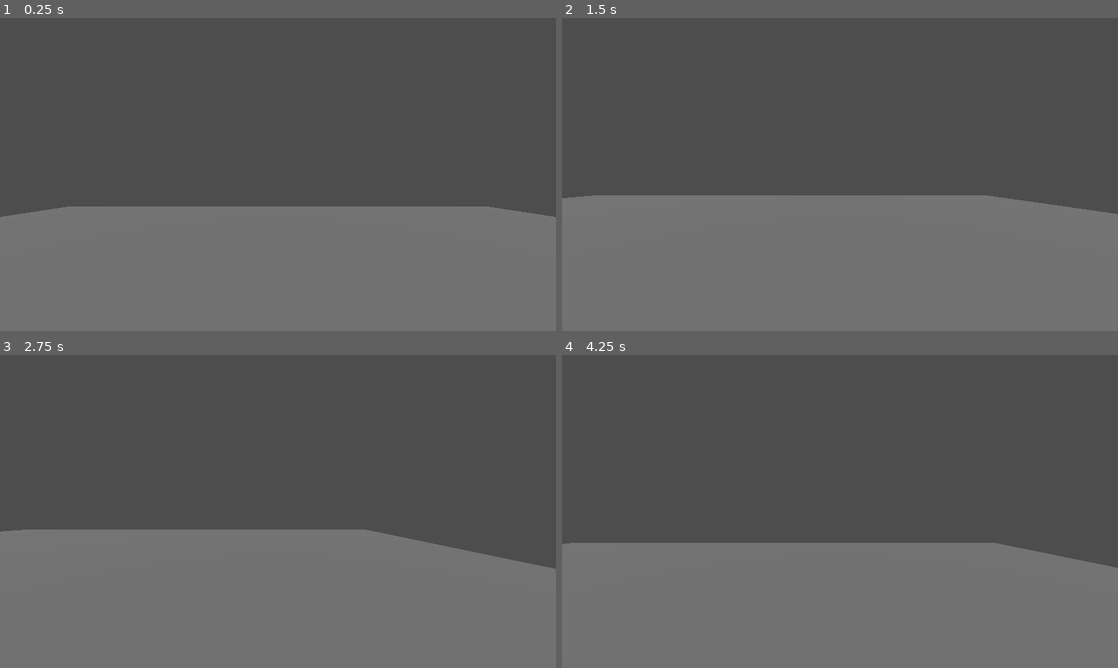
Above: before the commit, frames 1-4 (two rows, left to right).
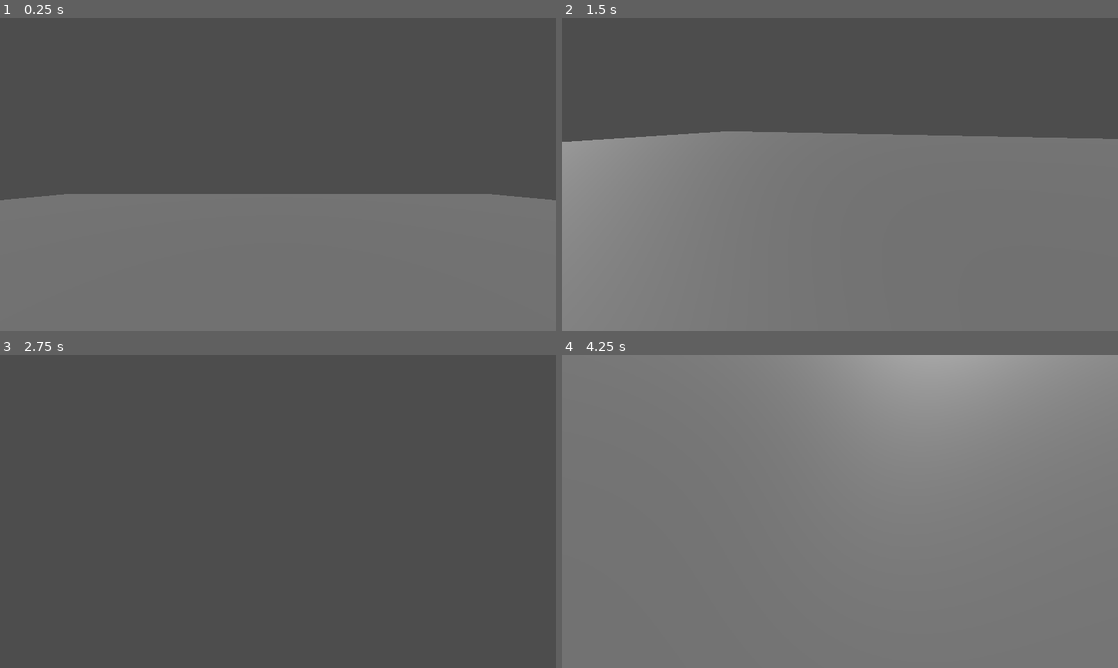
Above: after the commit, the same moments.

Repository: Kostu96/diy-farmer
Game: Godot game, scene res://main.tscn
The game is run twice, just before and just after one commit, with the same random seed, the same clock (stepped at 60 frames per second) and the same inputs.
Inputs (mouse positions are in pixels of both pictures, inside the frame that each line leads up to):
- Up to frame 1 (0.25 s): no input
- Up to frame 2 (1.5 s): tap Enter (ui_accept) at 0.5, 0.6 s; move the mouse to (962, 158) at 0.52 s; hold Right (ui_right) 0.53-1.28 s; tap Space (Jump, bound only after the commit) at 0.77, 0.8, 1.07, 1.35 s; move the mouse to (728, 190) at 1.27 s; hold Down (ui_down) from 1.28 s (still down)
- Up to frame 3 (2.75 s): tap Space (Jump, bound only after the commit) at 1.52, 1.82, 2.3 s; tap Enter (ui_accept) at 1.55, 2.1 s; move the mouse to (333, 442) at 2.02 s; release Down (ui_down) at 2.03 s; hold Right (ui_right) from 2.03 s (still down)
- Up to frame 4 (4.25 s): move the mouse to (812, 574) at 2.77 s; release Right (ui_right) at 2.78 s; hold Up (ui_up) 2.78-3.53 s; tap Enter (ui_accept) at 2.85 s; tap Space (Jump, bound only after the commit) at 3.02, 3.32, 3.6, 3.77, 4.07 s; move the mouse to (1006, 558) at 3.52 s; hold Left (ui_left) from 3.53 s (still down)

The runs differ from the first frame. In frame 1, 4.2% of the frame differs, in the area x 0-100%, y 56-64%; in frame 2, 20%; in frame 3, 42%; in frame 4, 61%, in the area x 0-100%, y 0-68%.

Commit message:
add player

Diff:
--- a/gdproject/main.tscn
+++ b/gdproject/main.tscn
@@ -1,15 +1,11 @@
-[gd_scene load_steps=6 format=3 uid="uid://cudykageemtfp"]
+[gd_scene load_steps=4 format=3 uid="uid://cudykageemtfp"]
 
-[ext_resource type="Script" path="res://player.gd" id="1_oit67"]
+[ext_resource type="PackedScene" uid="uid://dlol58oyqui7m" path="res://player/player.tscn" id="1_0wuls"]
 
 [sub_resource type="BoxShape3D" id="BoxShape3D_0o8a5"]
-size = Vector3(30, 1, 30)
+size = Vector3(50, 1, 50)
 
 [sub_resource type="BoxMesh" id="BoxMesh_7u88h"]
-
-[sub_resource type="CapsuleMesh" id="CapsuleMesh_fety8"]
-
-[sub_resource type="CapsuleShape3D" id="CapsuleShape3D_beos2"]
 
 [node name="main" type="Node3D"]
 
@@ -19,21 +15,10 @@
 shape = SubResource("BoxShape3D_0o8a5")
 
 [node name="MeshInstance3D" type="MeshInstance3D" parent="Floor"]
-transform = Transform3D(30, 0, 0, 0, 1, 0, 0, 0, 30, 0, 0, 0)
+transform = Transform3D(50, 0, 0, 0, 1, 0, 0, 0, 50, 0, 0, 0)
 mesh = SubResource("BoxMesh_7u88h")
 
 [node name="DirectionalLight3D" type="DirectionalLight3D" parent="."]
 transform = Transform3D(0.999997, 0.000557434, 0.00240955, -0.00183718, 0.819674, 0.572828, -0.00165572, -0.572831, 0.819672, 0, 10, 0)
 
-[node name="Player" type="CharacterBody3D" parent="."]
-transform = Transform3D(1, 0, 0, 0, 1, 0, 0, 0, 1, 0, 2.47841, 0)
-script = ExtResource("1_oit67")
-
-[node name="MeshInstance3D" type="MeshInstance3D" parent="Player"]
-mesh = SubResource("CapsuleMesh_fety8")
-
-[node name="CollisionShape3D" type="CollisionShape3D" parent="Player"]
-shape = SubResource("CapsuleShape3D_beos2")
-
-[node name="Camera3D" type="Camera3D" parent="Player"]
-transform = Transform3D(1, 0, 0, 0, 1, 0, 0, 0, 1, 0, 0.6, -0.35)
+[node name="Player" parent="." instance=ExtResource("1_0wuls")]
--- a/gdproject/player.gd
+++ b/gdproject/player/player.gd
@@ -1,9 +1,11 @@
 extends CharacterBody3D
 
+const SPEED: float = 5.0
+const JUMP_VELOCITY: float = 3.5
+const CAMERA_SENSIVITY: float = 3.5
 
-const SPEED = 5.0
-const JUMP_VELOCITY = 4.5
-
+var look_dir: Vector2
+@onready var camera: Camera3D = $Camera3D
 
 func _physics_process(delta: float) -> void:
 	# Add the gravity.
@@ -11,12 +13,17 @@
 		velocity += get_gravity() * delta
 
 	# Handle jump.
-	if Input.is_action_just_pressed("ui_accept") and is_on_floor():
+	if Input.is_action_just_pressed("Jump") and is_on_floor():
 		velocity.y = JUMP_VELOCITY
+
+	# Handle camera rotation.
+	rotation.y -= look_dir.x * CAMERA_SENSIVITY * delta
+	camera.rotation.x = clamp(camera.rotation.x - look_dir.y * CAMERA_SENSIVITY * delta, deg_to_rad(-90), deg_to_rad(90))
+	look_dir = Vector2.ZERO
 
 	# Get the input direction and handle the movement/deceleration.
 	# As good practice, you should replace UI actions with custom gameplay actions.
-	var input_dir := Input.get_vector("ui_left", "ui_right", "ui_up", "ui_down")
+	var input_dir := Input.get_vector("Left", "Right", "Forward", "Back")
 	var direction := (transform.basis * Vector3(input_dir.x, 0, input_dir.y)).normalized()
 	if direction:
 		velocity.x = direction.x * SPEED
@@ -26,3 +33,6 @@
 		velocity.z = move_toward(velocity.z, 0, SPEED)
 
 	move_and_slide()
+
+func _input(event: InputEvent) -> void:
+	if event is InputEventMouseMotion: look_dir = event.relative * 0.1
--- /dev/null
+++ b/gdproject/player/player.tscn
@@ -0,0 +1,20 @@
+[gd_scene load_steps=4 format=3 uid="uid://dlol58oyqui7m"]
+
+[ext_resource type="Script" path="res://player/player.gd" id="1_wvebd"]
+
+[sub_resource type="CapsuleMesh" id="CapsuleMesh_dq756"]
+
+[sub_resource type="CapsuleShape3D" id="CapsuleShape3D_hc6p6"]
+
+[node name="Player" type="CharacterBody3D"]
+transform = Transform3D(1, 0, 0, 0, 1, 0, 0, 0, 1, 0, 2.5, 0)
+script = ExtResource("1_wvebd")
+
+[node name="MeshInstance3D" type="MeshInstance3D" parent="."]
+mesh = SubResource("CapsuleMesh_dq756")
+
+[node name="CollisionShape3D" type="CollisionShape3D" parent="."]
+shape = SubResource("CapsuleShape3D_hc6p6")
+
+[node name="Camera3D" type="Camera3D" parent="."]
+transform = Transform3D(1, 0, 0, 0, 1, 0, 0, 0, 1, 0, 0.6, -0.35)
--- a/gdproject/project.godot
+++ b/gdproject/project.godot
@@ -20,3 +20,31 @@
 
 window/size/viewport_width=1600
 window/size/viewport_height=900
+
+[input]
+
+Jump={
+"deadzone": 0.5,
+"events": [Object(InputEventKey,"resource_local_to_scene":false,"resource_name":"","device":-1,"window_id":0,"alt_pressed":false,"shift_pressed":false,"ctrl_pressed":false,"meta_pressed":false,"pressed":false,"keycode":0,"physical_keycode":32,"key_label":0,"unicode":32,"location":0,"echo":false,"script":null)
+]
+}
+Left={
+"deadzone": 0.5,
+"events": [Object(InputEventKey,"resource_local_to_scene":false,"resource_name":"","device":-1,"window_id":0,"alt_pressed":false,"shift_pressed":false,"ctrl_pressed":false,"meta_pressed":false,"pressed":false,"keycode":0,"physical_keycode":65,"key_label":0,"unicode":97,"location":0,"echo":false,"script":null)
+]
+}
+Right={
+"deadzone": 0.5,
+"events": [Object(InputEventKey,"resource_local_to_scene":false,"resource_name":"","device":-1,"window_id":0,"alt_pressed":false,"shift_pressed":false,"ctrl_pressed":false,"meta_pressed":false,"pressed":false,"keycode":0,"physical_keycode":68,"key_label":0,"unicode":100,"location":0,"echo":false,"script":null)
+]
+}
+Forward={
+"deadzone": 0.5,
+"events": [Object(InputEventKey,"resource_local_to_scene":false,"resource_name":"","device":-1,"window_id":0,"alt_pressed":false,"shift_pressed":false,"ctrl_pressed":false,"meta_pressed":false,"pressed":false,"keycode":0,"physical_keycode":87,"key_label":0,"unicode":119,"location":0,"echo":false,"script":null)
+]
+}
+Back={
+"deadzone": 0.5,
+"events": [Object(InputEventKey,"resource_local_to_scene":false,"resource_name":"","device":-1,"window_id":0,"alt_pressed":false,"shift_pressed":false,"ctrl_pressed":false,"meta_pressed":false,"pressed":false,"keycode":0,"physical_keycode":83,"key_label":0,"unicode":115,"location":0,"echo":false,"script":null)
+]
+}
